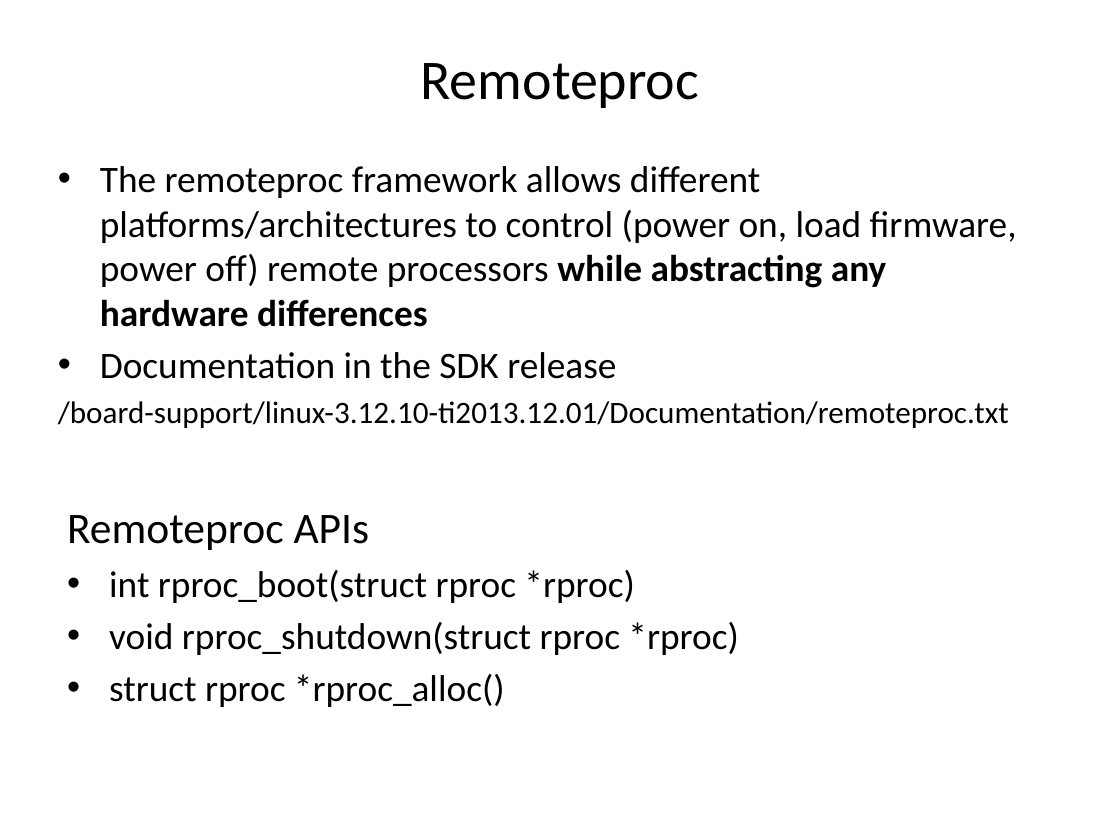
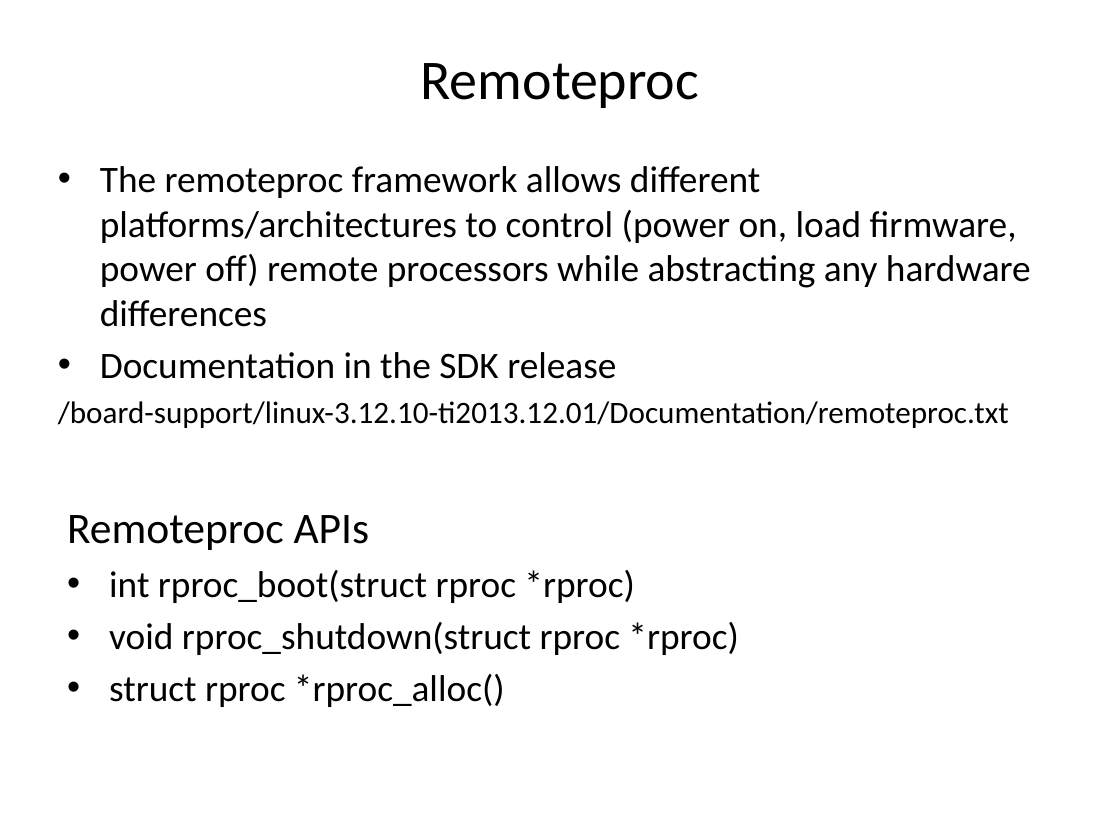
Before and after one commit to hari1989/keystone-workshop, a slide deck: slide 53 of preliminary/Working/presentations/Sitara/PRU in Sitara Device.pptx. Drawn at 1120x840 pixels with LibreOffice and Linux fonts; fonts in the diff are those of the drawing. Boxes give left, top, right and bottom in pixels: in the first picture for what was removed or moved away, otherwise in the second. Text is boxed around its words. In the diff, an @@ line names an element or a change of style, - is before the commit and + after.

```diff
--- a/preliminary/Working/presentations/Sitara/PRU in Sitara Device.pptx
+++ b/preliminary/Working/presentations/Sitara/PRU in Sitara Device.pptx
@@ text at [100,166,1031,327]: bold off in "while abstracting any hardware differences" @@
```
Also in this commit, not shown: 11 other slides changed, 3 slides added, 3 slides removed.
